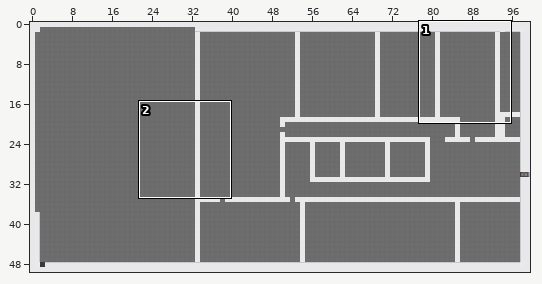
Tiled map (JSON): map/balticOffice.json. The first picture is a wide view before the edit; the outline marks the close-up.
Close-up. Before the commit:
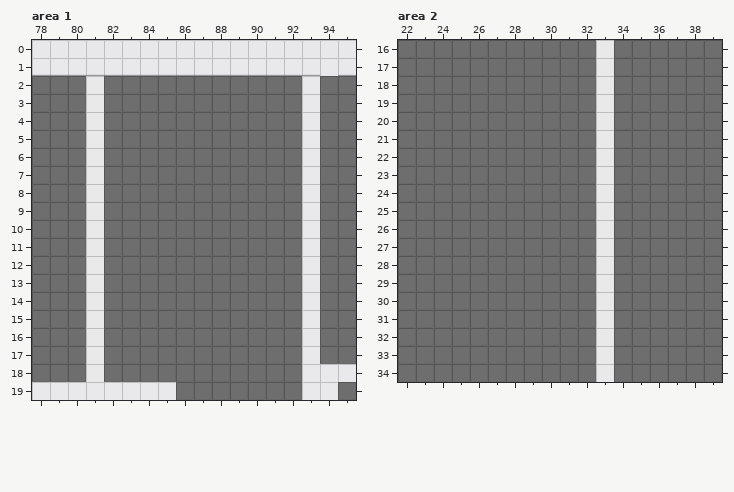
Cells are 32x32 px. Shown: area 1 x 78..95, y 0..19; area 2 x 22..39, y 16..34. The commit also changed other parts of the map, which this record leaves out.
The result:
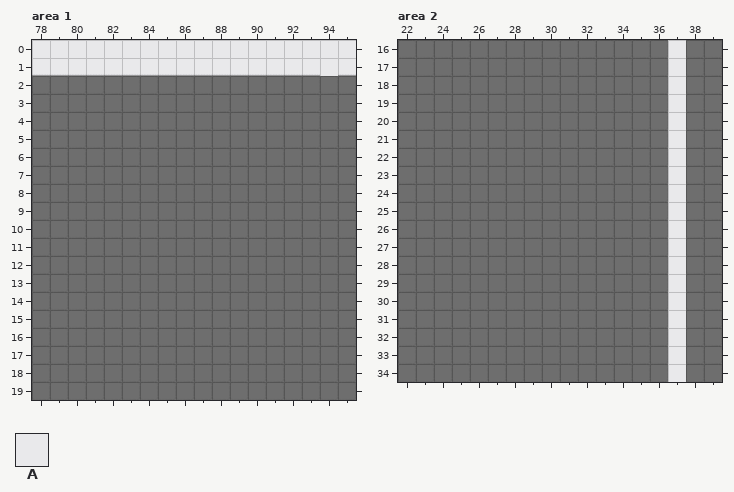
Key: from "cija_32x32_expansion for Pipoy": A 721.
_ is an empty cell.
Changes in this commit:
Layer "bottomWall", area 1:
The edit erases tile A in rows 2 to 17 at x 81 and 93; in row 18 at x 81 and 93 to 95; in row 19 at x 78 to 85 and 93 to 94.
Layer "bottomWall", area 2:
Tile A now appears in rows 16 to 34 at x 37.
The edit erases tile A in rows 16 to 34 at x 33.
Boxes around the changes in both close-ups, in picture pixels (x1, y1, x2, y2):
removed: (32, 76, 176, 400)
removed: (302, 76, 356, 400)
removed: (596, 40, 614, 382)
added: (668, 40, 686, 382)
